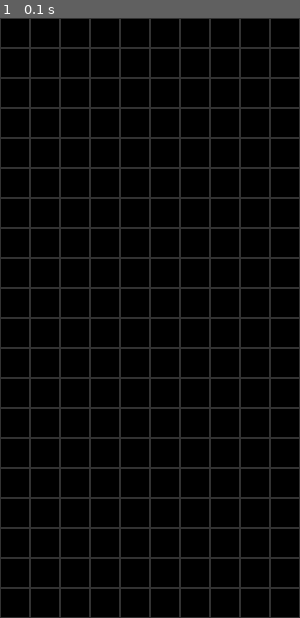
Above: before the commit, frame 1.
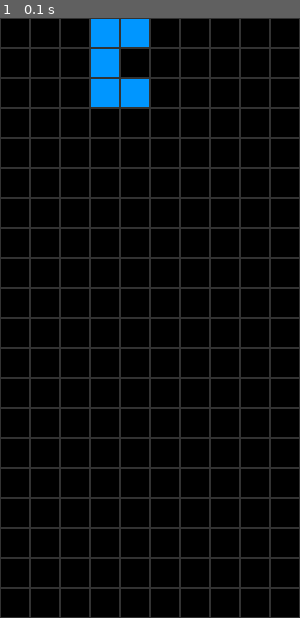
Above: after the commit, the same moment.

Repository: davikr1007/tetris_pygame
Game: pygame game, started from tetris.py
Two runs of this game, one before a commit and one after it. Both use one fixed random seed, a clock stepped at 60 frames per second and the inputs below.
Inputs:
- Up to frame 1 (0.1 s): no input

The runs differ from the first frame. In frame 1, 2.2% of the frame differs, in the area x 30-50%, y 0-15%.

Commit message:
블록 추가
1. blocks.py 추가
2. tetris.py 에 블록 관련 로직 추가

Diff:
--- /dev/null
+++ b/blocks.py
@@ -0,0 +1,247 @@
+class Blocks:
+    # ㄱ
+    ga = (
+            (
+                (1, 1, 1, 0),
+                (0, 0, 1, 0),
+                (0, 0, 0, 0),
+                (0, 0, 0, 0)
+            ),
+            (
+                (0, 0, 1, 0),
+                (0, 0, 1, 0),
+                (0, 1, 1, 0),
+                (0, 0, 0, 0)
+            ),
+            (
+                (0, 0, 0, 0),
+                (1, 0, 0, 0),
+                (1, 1, 1, 0),
+                (0, 0, 0, 0)
+            ),
+            (
+                (1, 1, 0, 0),
+                (1, 0, 0, 0),
+                (1, 0, 0, 0),
+                (0, 0, 0, 0)
+            ),
+    )
+    # ㄴ
+    na = (
+            (
+                (1, 0, 0, 0),
+                (1, 1, 1, 0),
+                (0, 0, 0, 0),
+                (0, 0, 0, 0)
+            ),
+            (
+                (0, 1, 1, 0),
+                (0, 1, 0, 0),
+                (0, 1, 0, 0),
+                (0, 0, 0, 0)
+            ),
+            (
+                (0, 0, 0, 0),
+                (1, 1, 1, 0),
+                (0, 0, 1, 0),
+                (0, 0, 0, 0)
+            ),
+            (
+                (0, 1, 0, 0),
+                (0, 1, 0, 0),
+                (1, 1, 0, 0),
+                (0, 0, 0, 0)
+            )
+    )
+    # ㄷ
+    da = (
+        (
+            (1,1,0,0),
+            (1,0,0,0),
+            (1,1,0,0),
+            (0,0,0,0)
+        ),
+        (
+            (1,1,1,0),
+            (1,0,1,0),
+            (0,0,0,0),
+            (0,0,0,0)
+        ),
+        (
+            (0,1,1,0),
+            (0,0,1,0),
+            (0,1,1,0),
+            (0,0,0,0)
+        ),
+        (
+            (0,0,0,0),
+            (1,0,1,0),
+            (1,1,1,0),
+            (0,0,0,0)
+        ),
+    )
+    # ㅁ
+    ma = (
+        (
+            (1,1,0,0),
+            (1,1,0,0),
+            (0,0,0,0),
+            (0,0,0,0)
+        ),
+        (
+            (1,1,0,0),
+            (1,1,0,0),
+            (0,0,0,0),
+            (0,0,0,0)
+        ),
+        (
+            (1,1,0,0),
+            (1,1,0,0),
+            (0,0,0,0),
+            (0,0,0,0)
+        ),
+        (
+            (1,1,0,0),
+            (1,1,0,0),
+            (0,0,0,0),
+            (0,0,0,0)
+        ),
+    )
+    # ㅂ
+    ba = (
+        (
+            (1,0,1,0),
+            (1,1,1,0),
+            (1,1,1,0),
+            (0,0,0,0)
+        ),
+        (
+            (1,1,1,0),
+            (1,1,0,0),
+            (1,1,1,0),
+            (0,0,0,0)
+        ),
+        (
+            (1,1,1,0),
+            (1,1,1,0),
+            (1,0,1,0),
+            (0,0,0,0)
+        ),
+        (
+            (1,1,1,0),
+            (0,1,1,0),
+            (1,1,1,0),
+            (0,0,0,0)
+        ),
+    )
+    # ㅅ
+    sa = (
+        (
+            (0,1,0,0),
+            (1,0,1,0),
+            (0,0,0,0),
+            (0,0,0,0),
+        ),
+        (
+            (0,1,0,0),
+            (0,0,1,0),
+            (0,1,0,0),
+            (0,0,0,0),
+        ),
+        (
+            (0,0,0,0),
+            (1,0,1,0),
+            (0,1,0,0),
+            (0,0,0,0),
+        ),
+        (
+            (0,1,0,0),
+            (1,0,0,0),
+            (0,1,0,0),
+            (0,0,0,0),
+        ),
+    )
+    # ㅇ
+    ah = (
+        (
+            (0,1,0,0),
+            (1,1,1,0),
+            (0,1,0,0),
+            (0,0,0,0)
+        ),
+        (
+            (0,1,0,0),
+            (1,1,1,0),
+            (0,1,0,0),
+            (0,0,0,0)
+        ),
+        (
+            (0,1,0,0),
+            (1,1,1,0),
+            (0,1,0,0),
+            (0,0,0,0)
+        ),
+        (
+            (0,1,0,0),
+            (1,1,1,0),
+            (0,1,0,0),
+            (0,0,0,0)
+        ),
+    )
+    # ㅏ
+    ah2 = (
+        (
+            (0,1,0,0),
+            (0,1,1,0),
+            (0,1,0,0),
+            (0,0,0,0)
+        ),
+        (
+            (0,0,0,0),
+            (1,1,1,0),
+            (0,1,0,0),
+            (0,0,0,0)
+        ),
+        (
+            (0,1,0,0),
+            (1,1,0,0),
+            (0,1,0,0),
+            (0,0,0,0)
+        ),
+        (
+            (0,1,0,0),
+            (1,1,1,0),
+            (0,0,0,0),
+            (0,0,0,0)
+        ),
+    )
+    # ㅣ
+    e = (
+            (
+                (0, 0, 0, 0),
+                (1, 1, 1, 1),
+                (0, 0, 0, 0),
+                (0, 0, 0, 0)
+            ),
+            (
+                (0, 0, 1, 0),
+                (0, 0, 1, 0),
+                (0, 0, 1, 0),
+                (0, 0, 1, 0)
+            ),
+            (
+                (0, 0, 0, 0),
+                (0, 0, 0, 0),
+                (1, 1, 1, 1),
+                (0, 0, 0, 0)
+            ),
+            (
+                (0, 1, 0, 0),
+                (0, 1, 0, 0),
+                (0, 1, 0, 0),
+                (0, 1, 0, 0)
+            )
+        )
+
+    BLOCKS = {1: ga, 2:na, 3:da, 4:ma, 5:ba, 6:sa, 7:ah, 8:ah2, 9:e }
+    HANGEULMINO_SIZE = 4
--- a/tetris.py
+++ b/tetris.py
@@ -1,9 +1,10 @@
 import pygame
+import random
+from blocks import Blocks  # 블록 데이터 가져오기
 
 # 화면 크기
 ROW_CELL_COUNT = 10 # 가로 10칸
 COL_CELL_COUNT = 20 # 세로 20칸
-
 CELL_SIZE = 30  # 한 칸 크기
 
 DISPLAY_WIDTH, DISPLAY_HEIGHT = 300, 600  # 가로 10칸, 세로 20칸 (각 블록 30x30)
@@ -12,11 +13,18 @@
 BLACK = (0, 0, 0)
 GREY = (50, 50, 50)
 WHITE = (255, 255, 255)
+BLUE = (0, 150, 255)  # 블록 색상
 
 # pygame 초기화
 pygame.init()
 screen = pygame.display.set_mode((DISPLAY_WIDTH, DISPLAY_HEIGHT))
-pygame.display.set_caption("Tetris Board")
+pygame.display.set_caption("Tetris")
+
+# 블록 초기 위치
+block_x = 3 # 가로 4번째 칸에서 시작
+block_y = 0  # 맨 위에서 시작
+current_block = random.choice(list(Blocks.BLOCKS.values()))  # 랜덤 블록 선택
+rotation = 0  # 초기 회전 상태
 
 def draw_board():
     """10x20 보드 그리기"""
@@ -27,6 +35,17 @@
                             (col * CELL_SIZE, row * CELL_SIZE, CELL_SIZE, CELL_SIZE),
                             1)  # 회색 테두리로 보드 그리기
 
+def draw_block():
+    """블록 그리기"""
+    for row_index, row in enumerate(current_block[rotation]):
+        for col_index, cell in enumerate(row):
+            if cell:  # 1인 경우만 그림
+                x = (block_x + col_index) * CELL_SIZE
+                y = (block_y + row_index) * CELL_SIZE
+                # 블록 채우기
+                pygame.draw.rect(screen, BLUE, (x, y, CELL_SIZE, CELL_SIZE))
+                # 테두리 추가
+                pygame.draw.rect(screen, GREY, (x, y, CELL_SIZE, CELL_SIZE), 1)
 def main():
     clock = pygame.time.Clock()
     running = True
@@ -34,6 +53,7 @@
     while running:
         screen.fill(BLACK)  # 화면 초기화
         draw_board()  # 보드 그리기
+        draw_block()  # 블록 그리기
 
         for event in pygame.event.get():
             if event.type == pygame.QUIT:
Not shown, added: logic_check.ipynb
